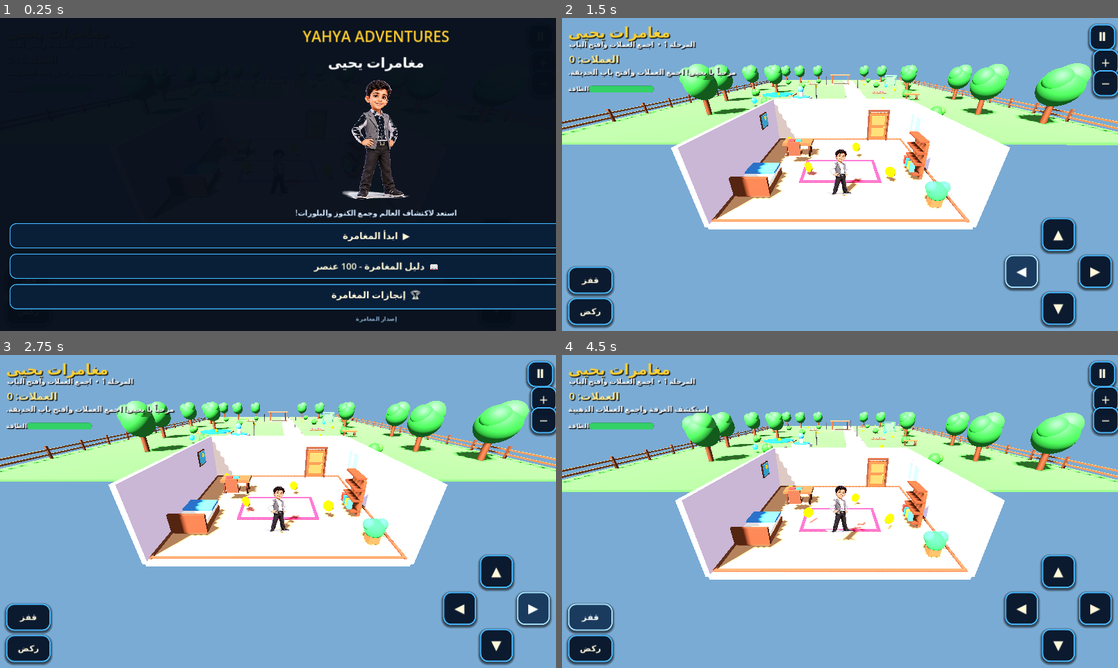
Above: before the commit, frames 1-4 (two rows, left to right).
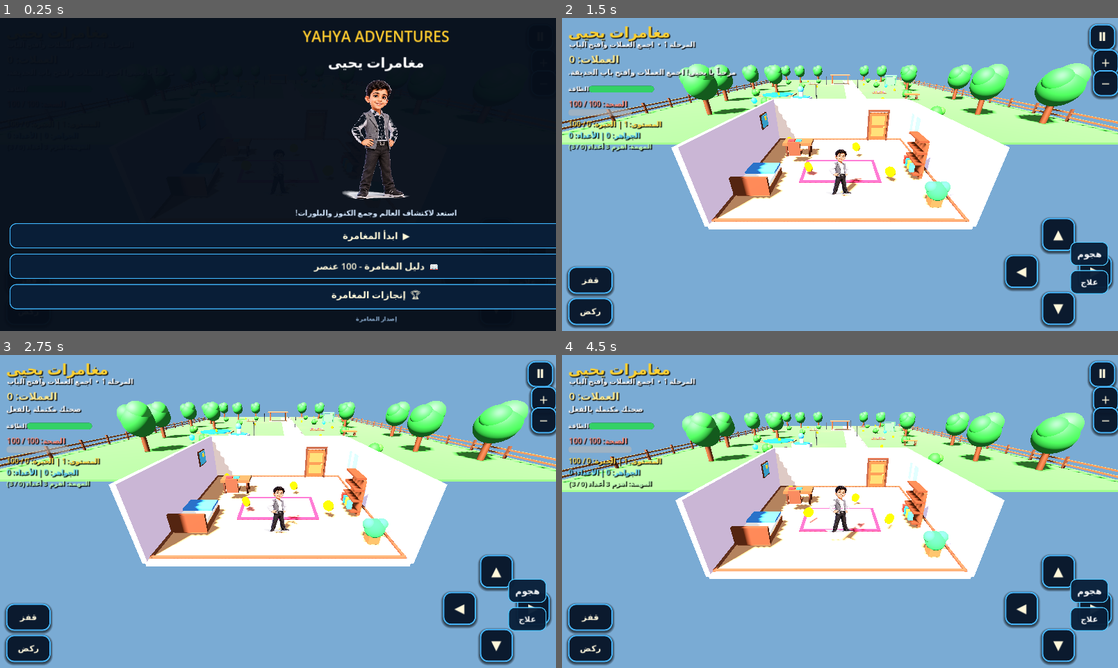
Above: after the commit, the same moments.

Repository: croceh2021-crypto/Yahya-Adventures
Game: Godot game, scene res://Main.tscn
Two runs of this game, one before a commit and one after it. Both use one fixed random seed, a clock stepped at 60 frames per second and the inputs below.
Inputs:
- Up to frame 1 (0.25 s): no input
- Up to frame 2 (1.5 s): click "▲" at 0.5 s; click "◀" at 1.25 s
- Up to frame 3 (2.75 s): click "▶" at 2 s
- Up to frame 4 (4.5 s): click "▼" at 2.75 s; click "ركض" at 3.5 s; click "قفز" at 4.25 s

The runs differ from the first frame. In frame 2, 2.8% of the frame differs, in the area x 1-100%, y 14-89%; in frame 3, 3.0%; in frame 4, 3.3%, in the area x 1-99%, y 16-89%.
Error in both runs: Trying to cast a freed object. (res://Scripts/touch_input_fix.gd:80)

Commit message:
Replace touch_input_fix.gd with adventure_expansion.gd

Diff:
--- a/Main.tscn
+++ b/Main.tscn
@@ -1,7 +1,7 @@
 
 [gd_scene load_steps=2 format=3]
 
-[ext_resource type="Script" path="res://Scripts/touch_input_fix.gd" id="1_main"]
+[ext_resource type="Script" path="res://Scripts/adventure_expansion.gd" id="1_main"]
 
 [node name="Main" type="Node3D"]
 script = ExtResource("1_main")
